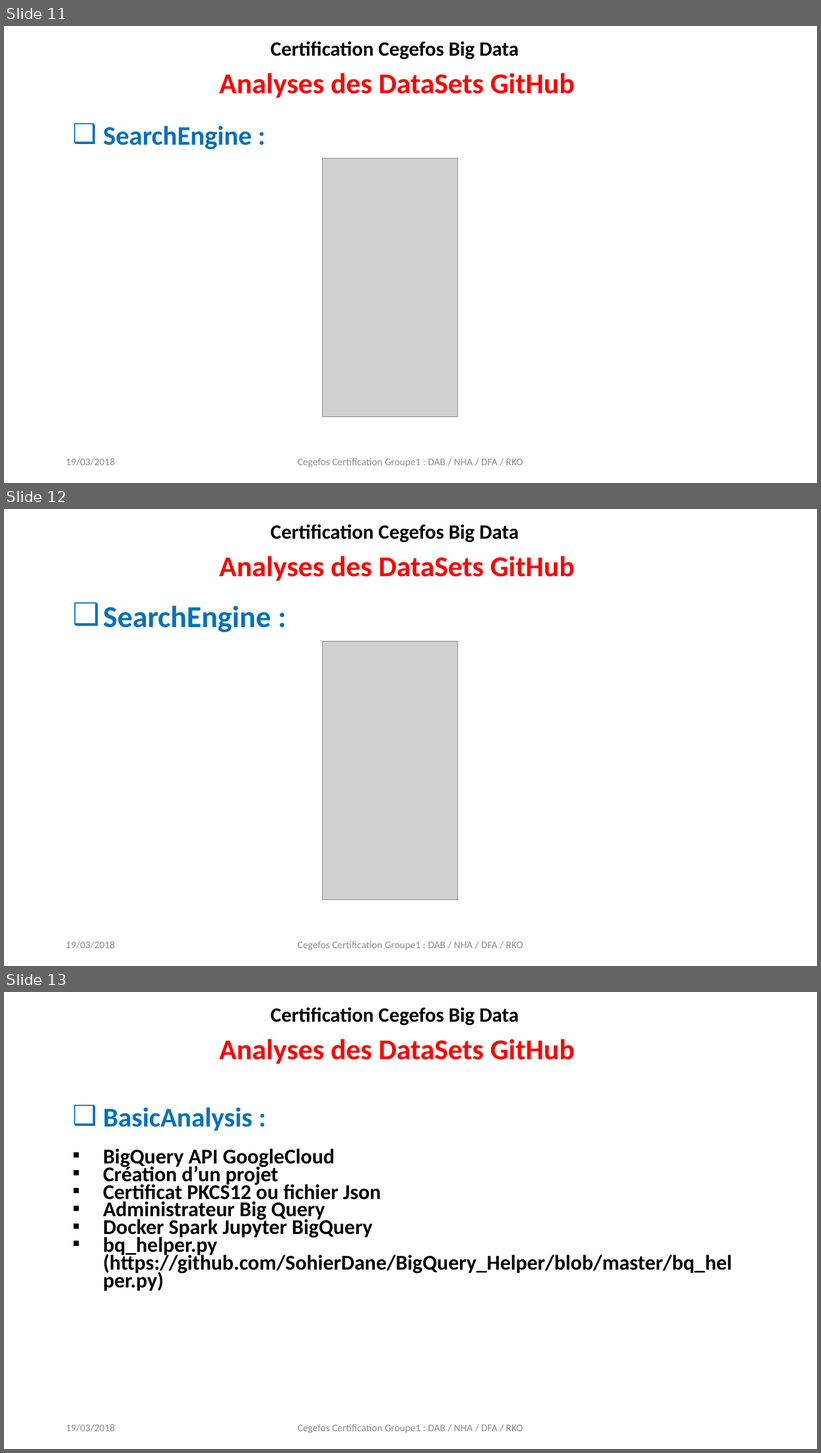
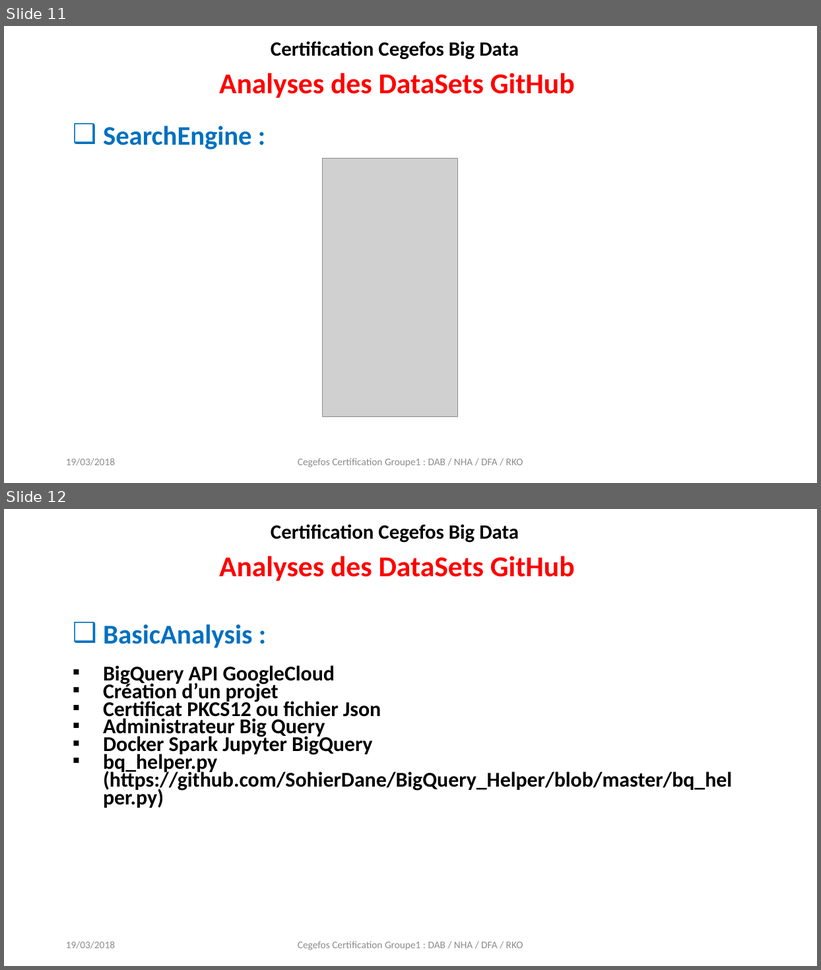
Before and after one commit to chams2012/bigDataGr1, a slide deck: projet_certification_github_group1.pptx. Shown one above the other, each under a label of ours: slides 11, 12 and 13 before the commit, slides 11 and 12 after it. The pictures are 821x1453 and 821x970 pixels, drawn with LibreOffice and Linux fonts; fonts in the diff are those of the drawing; grey boxes stand for pictures. Boxes give left, top, right and bottom in pixels: in the first picture for what was removed or moved away, otherwise in the second. Text is boxed around its words. In the diff, an @@ line names an element or a change of style, - is before the commit and + after.

Commit message:
presentation en cours remarques DFA

```diff
--- a/projet_certification_github_group1.pptx
+++ b/projet_certification_github_group1.pptx
@@ slide 12 removed at [4, 509, 817, 966], background #FFFFFF @@
@@ subtitle removed at [219, 524, 575, 581] @@
-Certification Cegefos Big Data
-Analyses des DataSets GitHub
@@ text removed at [103, 605, 271, 632] @@
-❑ SearchEngine :
@@ picture removed at [322, 642, 458, 900] @@
@@ text removed at [66, 941, 115, 949] @@
-19/03/2018
@@ text removed at [298, 941, 523, 951] @@
-Cegefos Certification Groupe1 : DAB / NHA / DFA / RKO
@@ what was slide 13 is now slide 12 @@
```
